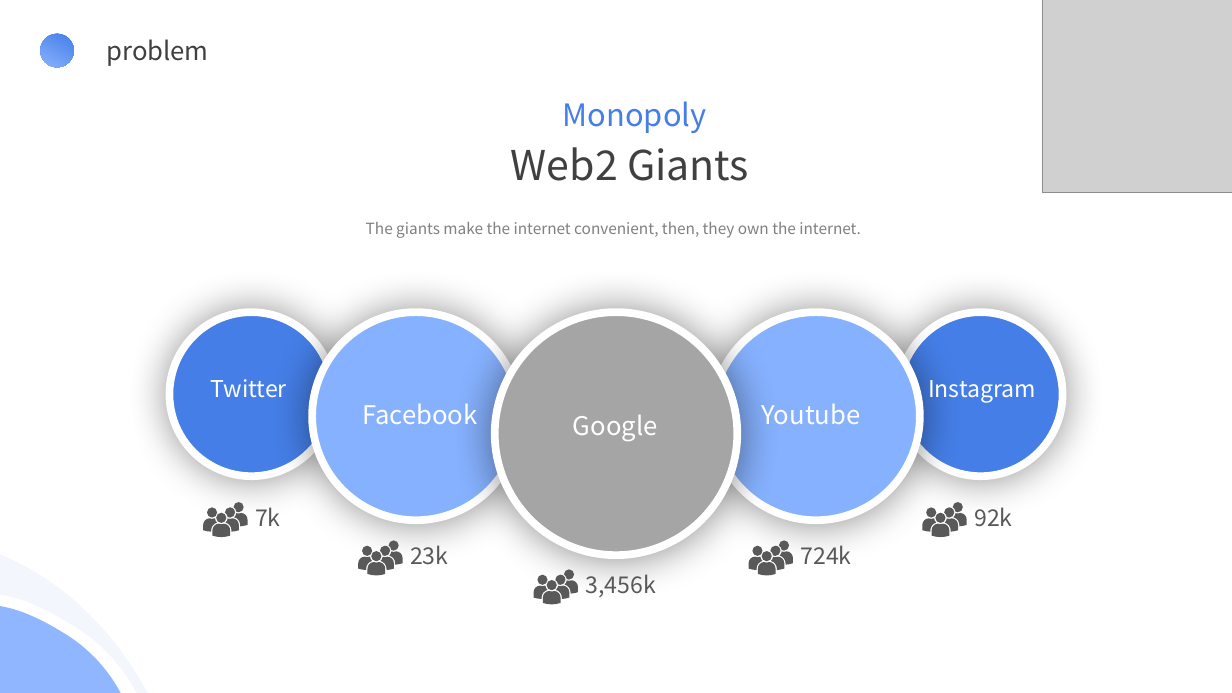
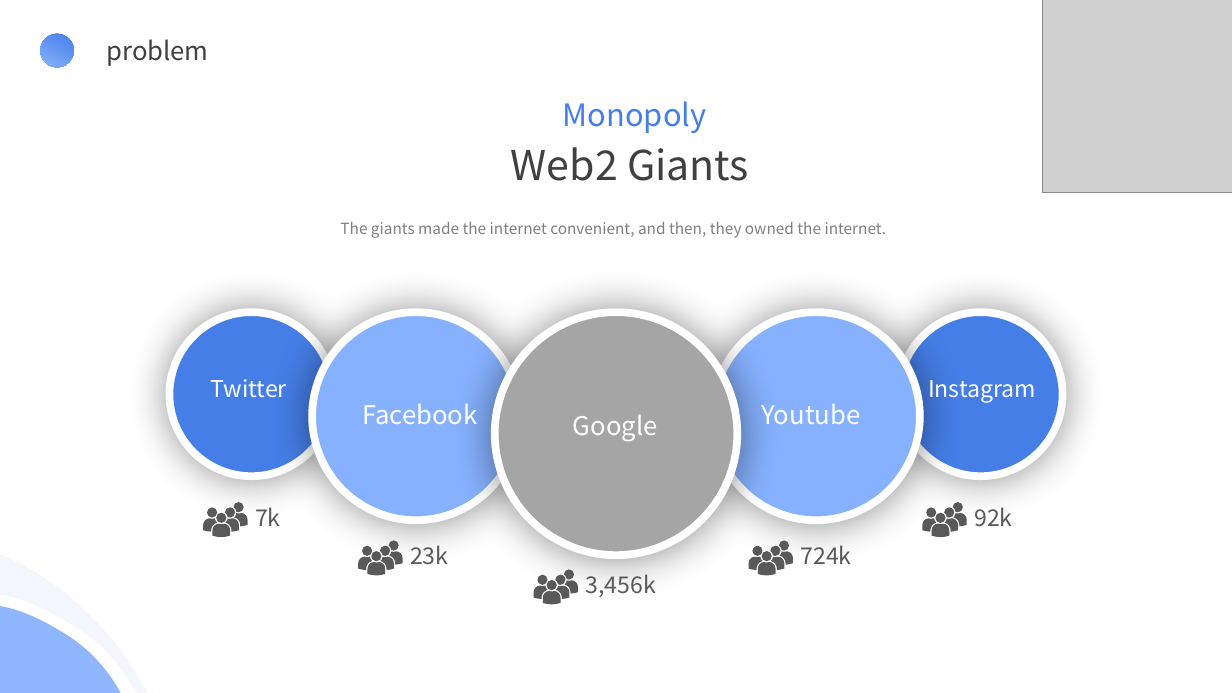
Before and after one commit to MetapoLabs/metapo-docs, a slide deck: slide 2 of Metapo.pptx. Drawn at 1232x693 pixels with LibreOffice and Linux fonts; fonts in the diff are those of the drawing; grey boxes stand for pictures. Boxes give left, top, right and bottom in pixels: in the first picture for what was removed or moved away, otherwise in the second. Text is boxed around its words. In the diff, an @@ line names an element or a change of style, - is before the commit and + after.

```diff
--- a/Metapo.pptx
+++ b/Metapo.pptx
@@ text at (x1=340, y1=222, x2=887, y2=238): text changed @@
-The giants make the internet convenient, then, they own the internet.
+The giants made the internet convenient, and then, they owned the internet.
```
Also in this commit, not shown: 10 other slides changed.
